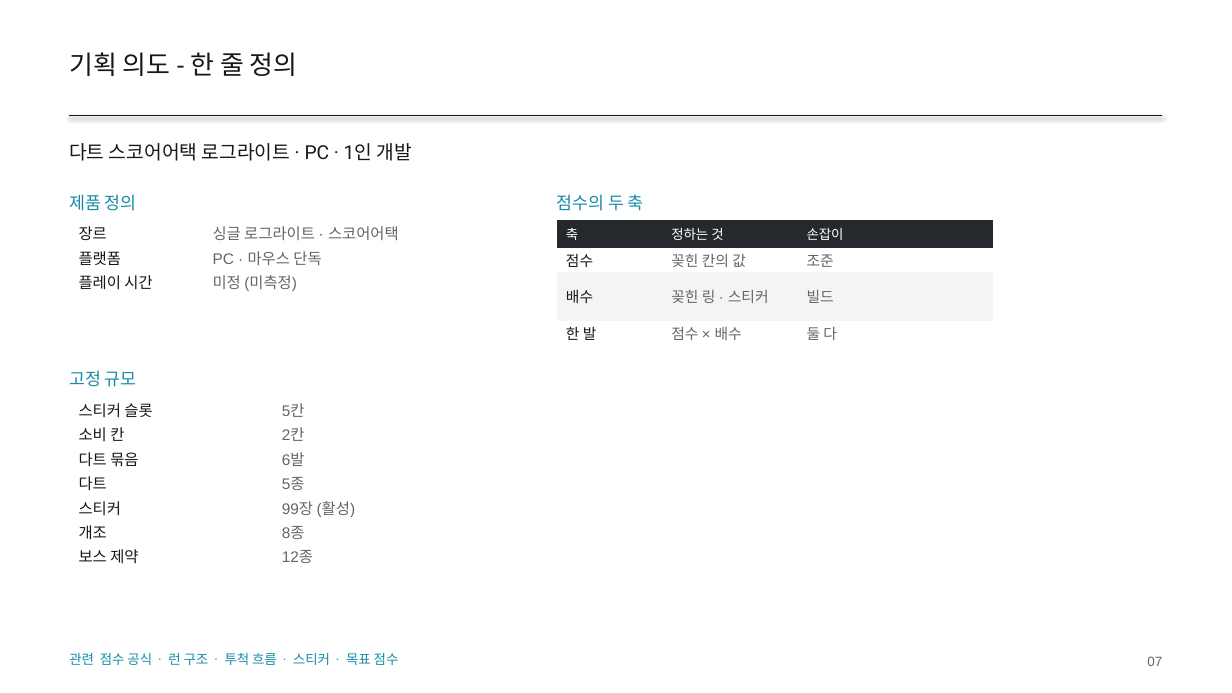
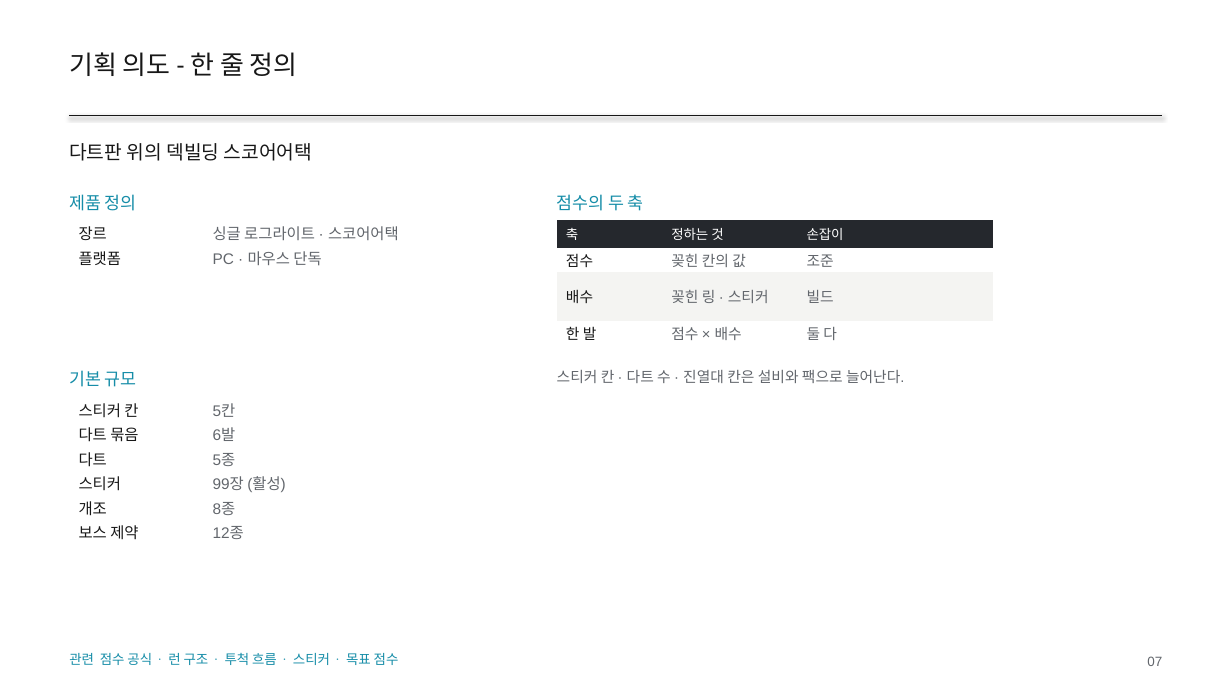
Before and after one commit to GGbong69/test-03, a slide deck: slide 7 of docs/HIGHTONE_기획서.pptx. Drawn at 1232x693 pixels with LibreOffice and Linux fonts; fonts in the diff are those of the drawing. Boxes give left, top, right and bottom in pixels: in the first picture for what was removed or moved away, otherwise in the second. Text is boxed around its words. In the diff, an @@ line names an element or a change of style, - is before the commit and + after.

```diff
--- a/docs/HIGHTONE_기획서.pptx
+++ b/docs/HIGHTONE_기획서.pptx
@@ text at bbox=[69, 143, 312, 161]: text changed @@
-다트 스코어어택 로그라이트 · PC · 1인 개발
+다트판 위의 덱빌딩 스코어어택
@@ table at bbox=[69, 220, 506, 270] @@
-row 3: 플레이 시간 | 미정 (미측정)
@@ text at bbox=[69, 370, 137, 387]: text changed @@
-고정 규모
+기본 규모
@@ text added at bbox=[557, 370, 905, 383], 11.5 pt, text #62666C @@
+스티커 칸 · 다트 수 · 진열대 칸은 설비와 팩으로 늘어난다.
@@ table at bbox=[69, 396, 506, 543] @@
-row 1: 스티커 슬롯 | 5칸
-row 2: 소비 칸 | 2칸
+row 1: 스티커 칸 | 5칸
@@ table: place and size @@
-table at bbox=[69, 396, 1163, 567]
+table at bbox=[69, 396, 506, 543]
```
Also in this commit, not shown: 21 other slides changed, 2 other files.
